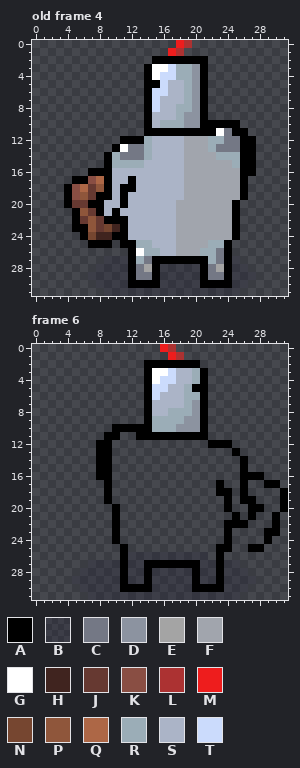
Edited in one commit: pixel-art file (assets/player/player1.aseprite). Above, as it was before the edit.
32x32 pixels, 8 frames. Colours within 5 levels of each other are drawn and written as one. Shown: old frame 4, frame 6. The commit also changed other frames, which this record leaves out.
Visible layers, top first: "Layer 1", "shadows".
Palette (. is transparent): A #000000  B #2220343e  C #747885  D #8c93a0  E #a4a4a4  F #a1a5ad  G #ffffff  H #40241f  J #663931  K #894e43  L #ac3232  M #ee1d1d  N #764630  P #8f563b  Q #ad6746  R #9badb7  S #abb4c7  T #cbdbfc
Pixels before, old frame 4, first column x 4:
 0 ..............ML........
 1 .............ML.........
 2 ...........AAAAAAA......
 3 ..........AGGTRRDA......
 4 ..........AGTTRRDA......
 5 ..........AATSSRDA......
 6 ..........ATTSSRDA......
 7 ..........ATSSSRDA......
 8 ..........ATSSRRDA......
 9 ..........ASSSRDDA......
10 ..........ASRRRDDAAAAA..
11 ..........AAAAAAAAAGCAA.
12 .......AAARSSSSFFFRRCCAA
13 ......AGCCRSSSSFFFRCCCAA
14 .....ARCCCRSSSSFFFFRRRAA
15 .....ARRRRSSSSSFFFFFFRAA
16 ...AAASSSSSSSSSFFFFFFFAA
17 .AAKQASSASSSSSSFFFFFFFA.
18 AKQJPASAASSSSSSFFFFFFFA.
19 AKPJAASASSSSSSSFFFFFFFA.
20 AJJAASSASSSSSSFFFFFFFA..
21 .APJASASSSSSSSFFFFFFFA..
22 .AJPJAAASSSSSSFFFFFFFA..
23 .AAPJNHASSSSSSFFFFFFFA..
24 ..ANHHAASSSSSSFFFFFFFA..
25 ...AAA.AARRSSSFFFFRRA...
26 ........AGRRSSFFFRRCA...
27 .....BBBARCAAAAAAARCAB..
28 ....BBBBACEABBBBBACEABB.
29 ...BBBBBACCABBBBBACCABBB
30 ....BBBBAAAABBBBBAAAABB.
31 .....BBBBBBBBBBBBBBBBB..
Pixels before, frame 6, first column x 5:
 0 ...........ML..............
 1 ............ML.............
 2 .........AAAAAAA...........
 3 .........AGGTSSRA..........
 4 .........AGTTSSRA..........
 5 .........ATTSSRAA..........
 6 .........ATSSSRRA..........
 7 .........ASSSSRDA..........
 8 .........ASSRRRDA..........
 9 .........ARRRRDDA..........
10 .....AAAAARRRDDDA..........
11 ....AA..AAAAAAAAA..........
12 ...AA............AAA.......
13 ...AA...............A......
14 ...AA................A.....
15 ...AA................A.....
16 ...AA................AAA...
17 ....A.............A..A..AA.
18 ....A.............AA.A....A
19 ....A..............A.AA...A
20 .....A.............A..AA..A
21 .....A..............A.A..A.
22 .....A.............AAA...A.
23 .....A.............A....AA.
24 .....A.............A....A..
25 ......A...........AA..AA...
26 ......ABBBBBBBBBB.A........
27 ..BBBBABBAAAAAAABBABB......
28 .BBBBBABBABBBBBABBABBB.....
29 BBBBBBABBABBBBBABBABBBB....
30 .BBBBBAAAABBBBBAAAABBB.....
31 ..BBBBBBBBBBBBBBBBBBB......
New version:
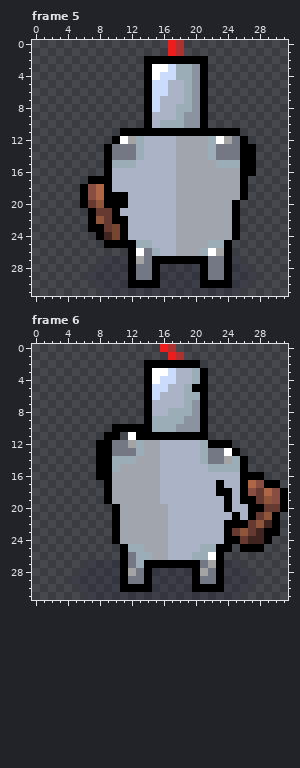
A new or re-ordered frame is compared with the old frame closest to it.
Log entry: finished most player spites and all portal sprites
What changed:
frames re-ordered
Changed rows in their new state; - is an unchanged pixel.
Frame 5 against old frame 4, layer "Layer 1":
first column x 14:
 0 ---ML.
 2 A-----
 5 -T----
first column x 4:
10 ------------------....--
11 -------AAA---------AA-.-
12 ------AGERS---F----GE--.
13 -----ACC-RS---F---------
14 ------C--RS---F---RCCC--
15 ---------S----F----RR---
16 ---..---------F---------
17 -..AA---S-----F---------
18 ..AKQ--SS-----F---------
19 ..AKQ-A-------F---------
20 ..AJPAA-----------------
21 -..AJJ------------------
22 -..APJ------------------
23 -..AAJN-----------------
24 --..A-N-----------------
25 ---..-A-----------------
26 ----------C-------GE----
27 ---------E--------C-----
28 ----------C--------C----
Frame 6, layer "Layer 1":
first column x 10:
11 --G------------------
12 CCERFFSSSSSR---------
13 CCCRFFSSSSSRCCG------
14 RRRFFFSSSSSRCCER-----
15 RFFFFFSSSSSSRRRR-----
16 FFFFFFSSSSSSSSSS-----
17 FFFFFFSSSSSSS-SS-QK--
18 FFFFFFSSSSSSS--S-KJQK
19 FFFFFFSSSSSSSS-S--JPK
20 -FFFFFFSSSSSSS-SS--JJ
21 -FFFFFFSSSSSSSS-S-JP-
22 -FFFFFFSSSSSSS---JPH-
23 -FFFFFFSSSSSSS-JPJH--
24 -FFFFFFSSSSSSS-AJHH--
25 --RRFFFSSSSRR---A----
26 --CRRFFSSSRRG--------
27 --CR-------CE--------
28 --EC-------EC--------
29 --CC-------CC--------
